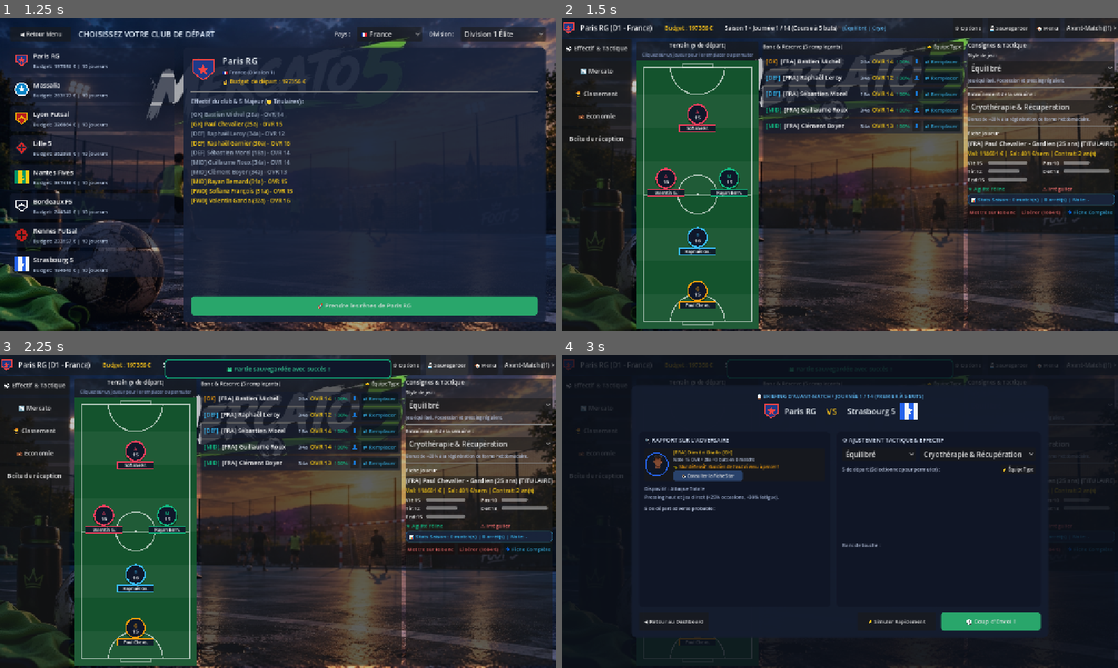
Above: before the commit, frames 1-4 (two rows, left to right).
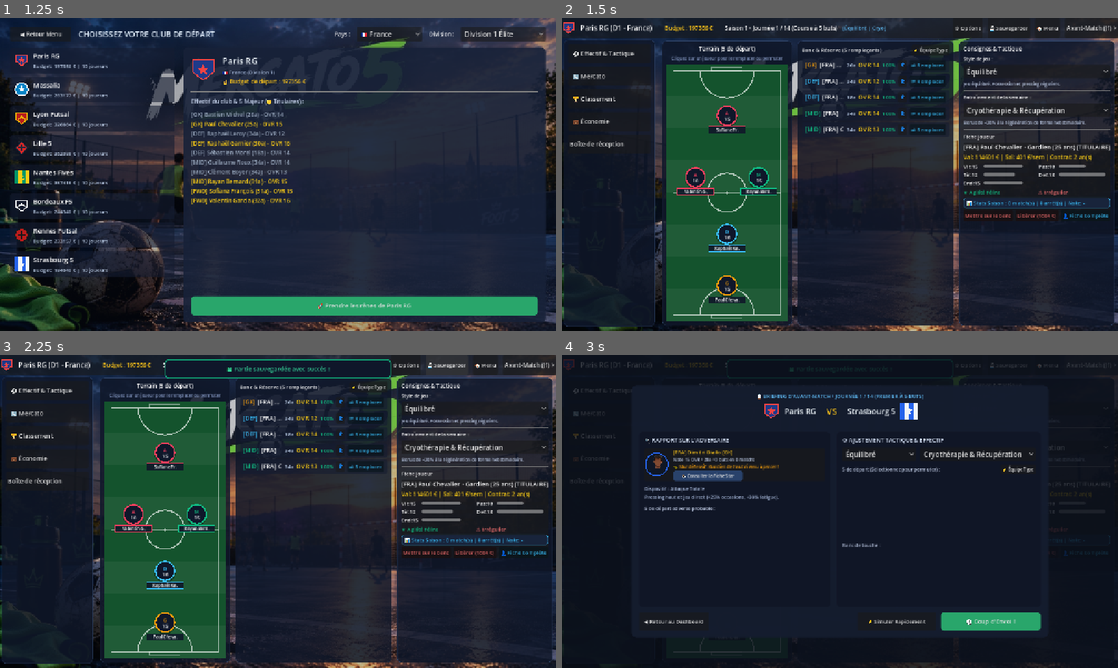
Above: after the commit, the same moments.

Repository: Kikodan/mercato5
Game: Godot game, scene res://scenes/MainMenu.tscn
Two runs of this game, one before a commit and one after it. Both use one fixed random seed, a clock stepped at 60 frames per second and the inputs below.
Inputs:
- Up to frame 1 (1.25 s): click "⭐ NOUVELLE PARTIE" at 0.5 s
- Up to frame 2 (1.5 s): click "🚀 Prendre les rênes de Paris …" at 1.25 s
- Up to frame 3 (2.25 s): click "💾 Sauvegarder" at 2 s
- Up to frame 4 (3 s): click "Avant-Match (J1) >" at 2.75 s

Frame 1 is identical in both runs. In frame 2, 41% of the frame differs, in the area x 0-100%, y 6-100%; in frame 3, 41%; in frame 4, 0.6%.
Error in both runs: Invalid call. Nonexistent function 'theme_override_constants_set' in base 'HBoxContainer'. (res://scenes/PreMatchModal.gd:240)

Commit message:
Fix fullscreen menu framing and add 4 new music tracks (7 total)

Diff:
--- a/scenes/Dashboard.tscn
+++ b/scenes/Dashboard.tscn
@@ -8,6 +8,22 @@
 [ext_resource type="PackedScene" path="res://scenes/PlayerDetailModal.tscn" id="5_playerdetail"]
 [ext_resource type="PackedScene" path="res://scenes/PreMatchModal.tscn" id="6_prematch"]
 
+[sub_resource type="StyleBoxFlat" id="StyleBoxFlat_panel_card"]
+bg_color = Color(0.06, 0.09, 0.16, 0.85)
+corner_radius_top_left = 10
+corner_radius_top_right = 10
+corner_radius_bottom_right = 10
+corner_radius_bottom_left = 10
+border_width_left = 1
+border_width_top = 1
+border_width_right = 1
+border_width_bottom = 1
+border_color = Color(0.18, 0.26, 0.4, 0.5)
+content_margin_left = 10.0
+content_margin_top = 10.0
+content_margin_right = 10.0
+content_margin_bottom = 10.0
+
 [node name="Dashboard" type="Control"]
 layout_mode = 3
 anchors_preset = 15
@@ -110,13 +126,18 @@
 anchor_top = 0.0
 anchor_right = 1.0
 anchor_bottom = 1.0
-offset_top = 48.0
+offset_left = 10.0
+offset_top = 50.0
+offset_right = -10.0
+offset_bottom = -10.0
 grow_horizontal = 2
 grow_vertical = 2
+theme_override_constants/separation = 12
 
 [node name="SideNav" type="PanelContainer" parent="Body"]
-custom_minimum_size = Vector2(160, 0)
-layout_mode = 2
+custom_minimum_size = Vector2(210, 0)
+layout_mode = 2
+theme_override_styles/panel = SubResource("StyleBoxFlat_panel_card")
 
 [node name="VBoxContainer" type="VBoxContainer" parent="Body/SideNav"]
 layout_mode = 2
@@ -126,47 +147,57 @@
 custom_minimum_size = Vector2(0, 44)
 layout_mode = 2
 theme_override_font_sizes/font_size = 14
-text = "⚽ Effectif & Tactique"
+alignment = 0
+text = "  ⚽ Effectif & Tactique"
 
 [node name="BtnTabMarket" type="Button" parent="Body/SideNav/VBoxContainer"]
 custom_minimum_size = Vector2(0, 44)
 layout_mode = 2
 theme_override_font_sizes/font_size = 14
-text = "🔄 Mercato"
+alignment = 0
+text = "  🔄 Mercato"
 
 [node name="BtnTabStandings" type="Button" parent="Body/SideNav/VBoxContainer"]
 custom_minimum_size = Vector2(0, 44)
 layout_mode = 2
 theme_override_font_sizes/font_size = 14
-text = "🏆 Classement"
+alignment = 0
+text = "  🏆 Classement"
 
 [node name="BtnTabEconomy" type="Button" parent="Body/SideNav/VBoxContainer"]
 custom_minimum_size = Vector2(0, 44)
 layout_mode = 2
 theme_override_font_sizes/font_size = 14
-text = "💼 Économie"
+alignment = 0
+text = "  💼 Économie"
 
 [node name="BtnTabInbox" type="Button" parent="Body/SideNav/VBoxContainer"]
 custom_minimum_size = Vector2(0, 44)
 layout_mode = 2
 theme_override_font_sizes/font_size = 14
-text = "📬 Messages"
+alignment = 0
+text = "  📬 Messages"
 
 [node name="MainContent" type="MarginContainer" parent="Body"]
 layout_mode = 2
 size_flags_horizontal = 3
-theme_override_constants/margin_left = 8
-theme_override_constants/margin_top = 6
-theme_override_constants/margin_right = 8
-theme_override_constants/margin_bottom = 6
+theme_override_constants/margin_left = 4
+theme_override_constants/margin_top = 2
+theme_override_constants/margin_right = 4
+theme_override_constants/margin_bottom = 2
 
 [node name="TabSquad" type="HBoxContainer" parent="Body/MainContent"]
 layout_mode = 2
-theme_override_constants/separation = 10
+size_flags_horizontal = 3
+size_flags_vertical = 3
+theme_override_constants/separation = 12
 
 [node name="PitchPanel" type="PanelContainer" parent="Body/MainContent/TabSquad"]
-custom_minimum_size = Vector2(280, 0)
-layout_mode = 2
+custom_minimum_size = Vector2(300, 0)
+layout_mode = 2
+size_flags_horizontal = 3
+size_flags_stretch_ratio = 1.0
+theme_override_styles/panel = SubResource("StyleBoxFlat_panel_card")
 
 [node name="VBoxContainer" type="VBoxContainer" parent="Body/MainContent/TabSquad/PitchPanel"]
 layout_mode = 2
@@ -192,8 +223,11 @@
 script = ExtResource("4_pitch")
 
 [node name="BenchPanel" type="PanelContainer" parent="Body/MainContent/TabSquad"]
-layout_mode = 2
-size_flags_horizontal = 3
+custom_minimum_size = Vector2(360, 0)
+layout_mode = 2
+size_flags_horizontal = 3
+size_flags_stretch_ratio = 1.3
+theme_override_styles/panel = SubResource("StyleBoxFlat_panel_card")
 
 [node name="VBoxContainer" type="VBoxContainer" parent="Body/MainContent/TabSquad/BenchPanel"]
 layout_mode = 2
@@ -225,8 +259,11 @@
 theme_override_constants/separation = 4
 
 [node name="TacticsPanel" type="PanelContainer" parent="Body/MainContent/TabSquad"]
-custom_minimum_size = Vector2(300, 0)
-layout_mode = 2
+custom_minimum_size = Vector2(320, 0)
+layout_mode = 2
+size_flags_horizontal = 3
+size_flags_stretch_ratio = 1.1
+theme_override_styles/panel = SubResource("StyleBoxFlat_panel_card")
 
 [node name="ScrollContainer" type="ScrollContainer" parent="Body/MainContent/TabSquad/TacticsPanel"]
 layout_mode = 2
--- a/scenes/DashboardController.gd
+++ b/scenes/DashboardController.gd
@@ -801,6 +801,7 @@
 
 func _create_player_card(p: Player, _is_starter: bool) -> PanelContainer:
 	var panel = PanelContainer.new()
+	panel.size_flags_horizontal = Control.SIZE_EXPAND_FILL
 	var is_inspected = (p == inspected_player)
 	var sb = StyleBoxFlat.new()
 	sb.bg_color = Color(0.12, 0.16, 0.26, 0.85) if is_inspected else Color(0.08, 0.11, 0.19, 0.6)
--- a/scratch/test_music_manager.gd
+++ b/scratch/test_music_manager.gd
@@ -13,7 +13,7 @@
 	await process_frame
 
 	print("✓ MusicManager initialisé avec %d pistes" % mm.TRACK_PATHS.size())
-	assert(mm.TRACK_PATHS.size() == 3, "Il doit y avoir exactement 3 musiques")
+	assert(mm.TRACK_PATHS.size() == 7, "Il doit y avoir exactement 7 musiques")
 	for i in range(mm.TRACK_PATHS.size()):
 		print("  Piste %d: %s (%s)" % [i, mm.TRACK_TITLES[i], mm.TRACK_PATHS[i]])
 
@@ -26,13 +26,14 @@
 	assert(mm.current_track_index == 2, "next_track doit passer à la piste 2")
 	print("✓ Suivant -> piste 2 OK: ", mm.get_current_track_title())
 
+	mm._load_and_play_track(6)
 	mm.next_track()
 	assert(mm.current_track_index == 0, "next_track doit boucler sur la piste 0")
-	print("✓ Suivant (boucle) -> piste 0 OK: ", mm.get_current_track_title())
+	print("✓ Suivant (boucle depuis 6) -> piste 0 OK: ", mm.get_current_track_title())
 
 	mm.previous_track()
-	assert(mm.current_track_index == 2, "previous_track doit reculer à la piste 2")
-	print("✓ Précédent -> piste 2 OK: ", mm.get_current_track_title())
+	assert(mm.current_track_index == 6, "previous_track doit reculer à la piste 6")
+	print("✓ Précédent (boucle vers 6) -> piste 6 OK: ", mm.get_current_track_title())
 
 	# Test 3: Contrôle du volume et muet
 	mm.set_volume(0.45)
--- a/scripts/MusicManager.gd
+++ b/scripts/MusicManager.gd
@@ -6,13 +6,21 @@
 const TRACK_PATHS = [
 	"res://assets/music/track_1.mp3",
 	"res://assets/music/track_2.mp3",
-	"res://assets/music/track_3.mp3"
+	"res://assets/music/track_3.mp3",
+	"res://assets/music/track_4.mp3",
+	"res://assets/music/track_5.mp3",
+	"res://assets/music/track_6.mp3",
+	"res://assets/music/track_7.mp3"
 ]
 
 const TRACK_TITLES = [
 	"Mercato Groove (Piste 1)",
 	"Urban Futsal (Piste 2)",
-	"Matchday Flow (Piste 3)"
+	"Matchday Flow (Piste 3)",
+	"Golden Goal (Piste 4)",
+	"Night League (Piste 5)",
+	"Stadium Beat (Piste 6)",
+	"Final Whistle (Piste 7)"
 ]
 
 const SETTINGS_PATH = "user://audio_settings.json"
Not shown: 1 places in scenes/Dashboard.tscn that only renumber resources
Not shown, added: assets/music/track_4.mp3
Not shown, added: assets/music/track_5.mp3
Not shown, added: assets/music/track_6.mp3
Not shown, added: assets/music/track_7.mp3
Not shown, changed: build/web/index.html
Not shown, changed: build/web/index.pck
